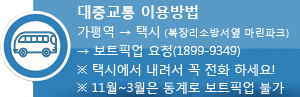
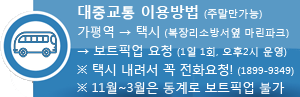
Layer changes from the first w=300, h=97 image to the second:
renamed "대중교통 이용방법 가평역 → 택시 (복장리소방서옆 마린파크) → 보트픽업 요청(1899-9349) ※ 택시에서 내" to "대중교통 이용방법 (주말만가능) 가평역 → 택시 (복장리소방서옆 마린파크) → 보트픽업 요청 (1일 1회, 오후2", painted on it over bbox(117, 8, 294, 76)
